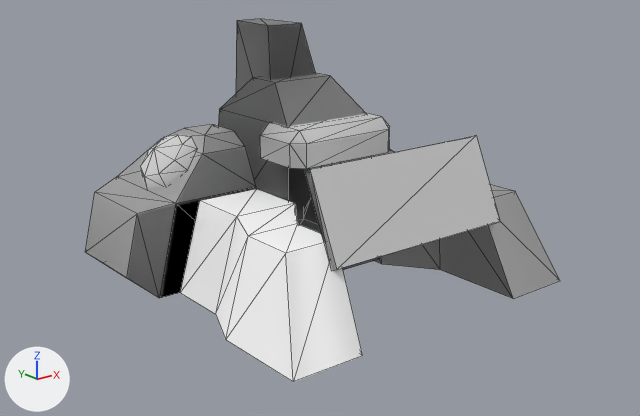
One commit to the OBJ model Assets/Art/Nova1492/GXConverted/Models/Characters/MobAndBoss/datan_common_gmb12_3cf77de9.obj: the scene before it, then after it.
Before and after are seen from a 50 mm camera at (-18.1, -25.4, 13.9) aimed at (4.6, 3.0, 2.6). Every picture has the same lights, and +X, +Y and +Z are marked at lower left. The picture after the commit comes second. Mesh edges are drawn as thin lines. Where no turn or scale is listed for an object, it has been applied to the vertices.

Objects in the first picture: 'datan_common_gmb12_3cf77de9'.
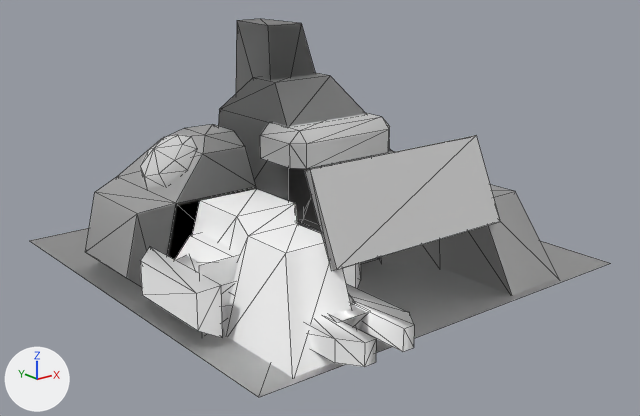
Boxes [x1, y1, x2, y2] around the edits, measured in the pictures (640 x 416 px):
'datan_common_gmb12_3cf77de9_mesh01', added
    after: [30, 228, 611, 397]
'datan_common_gmb12_3cf77de9_mesh02', added
    after: [140, 221, 414, 367]
'datan_common_gmb12_3cf77de9_mesh06', added
    after: [199, 256, 239, 335]

The change, as a diff of the scene's bpy script:
```diff
--- a/Assets/Art/Nova1492/GXConverted/Models/Characters/MobAndBoss/datan_common_gmb12_3cf77de9.obj.py
+++ b/Assets/Art/Nova1492/GXConverted/Models/Characters/MobAndBoss/datan_common_gmb12_3cf77de9.obj.py
@@ me_datan_common_gmb12_3cf77de9_mesh06 @@
+me_datan_common_gmb12_3cf77de9_mesh06.from_pydata([(-3.28, -0.12, 0.0), (3.28, -0.12, 0.0), (3.28, -0.12, 2.77), (-3.28, -0.12, 2.77)], [], [(0, 1, 2), (2, 3, 0)])
+me_datan_common_gmb12_3cf77de9_mesh06.materials.append(mat_datan_common_gmb12_3cf77de9)  # its picture is missing
@@ me_datan_common_gmb12_3cf77de9_mesh02 @@
+me_datan_common_gmb12_3cf77de9_mesh02.from_pydata(...)  # 84 vertices, 102 faces; spans x -3.76..3.76, y -6.39..3.89, z -0.07..2.54
+me_datan_common_gmb12_3cf77de9_mesh02.materials.append(mat_datan_common_gmb12_3cf77de9)  # its picture is missing
@@ me_datan_common_gmb12_3cf77de9_mesh01 @@
+me_datan_common_gmb12_3cf77de9_mesh01.from_pydata([(-4.3, 13.6, 0.1), (-4.3, -5.1, 0.1), (14.4, 13.6, 0.1), (14.4, -5.1, 0.1)], [], [(0, 1, 2), (3, 2, 1)])
+me_datan_common_gmb12_3cf77de9_mesh01.materials.append(mat_datan_common_gmb12_3cf77de9)  # its picture is missing
@@ ob_datan_common_gmb12_3cf77de9_mesh06 @@
+ob_datan_common_gmb12_3cf77de9_mesh06 = bpy.data.objects.new('datan_common_gmb12_3cf77de9_mesh06', me_datan_common_gmb12_3cf77de9_mesh06)
+ob_datan_common_gmb12_3cf77de9_mesh06.location = (0.0, 0.0, 0.0)
@@ ob_datan_common_gmb12_3cf77de9_mesh02 @@
+ob_datan_common_gmb12_3cf77de9_mesh02 = bpy.data.objects.new('datan_common_gmb12_3cf77de9_mesh02', me_datan_common_gmb12_3cf77de9_mesh02)
+ob_datan_common_gmb12_3cf77de9_mesh02.location = (0.0, 0.0, 0.0)
@@ ob_datan_common_gmb12_3cf77de9_mesh01 @@
+ob_datan_common_gmb12_3cf77de9_mesh01 = bpy.data.objects.new('datan_common_gmb12_3cf77de9_mesh01', me_datan_common_gmb12_3cf77de9_mesh01)
+ob_datan_common_gmb12_3cf77de9_mesh01.location = (0.0, 0.0, 0.0)
```
